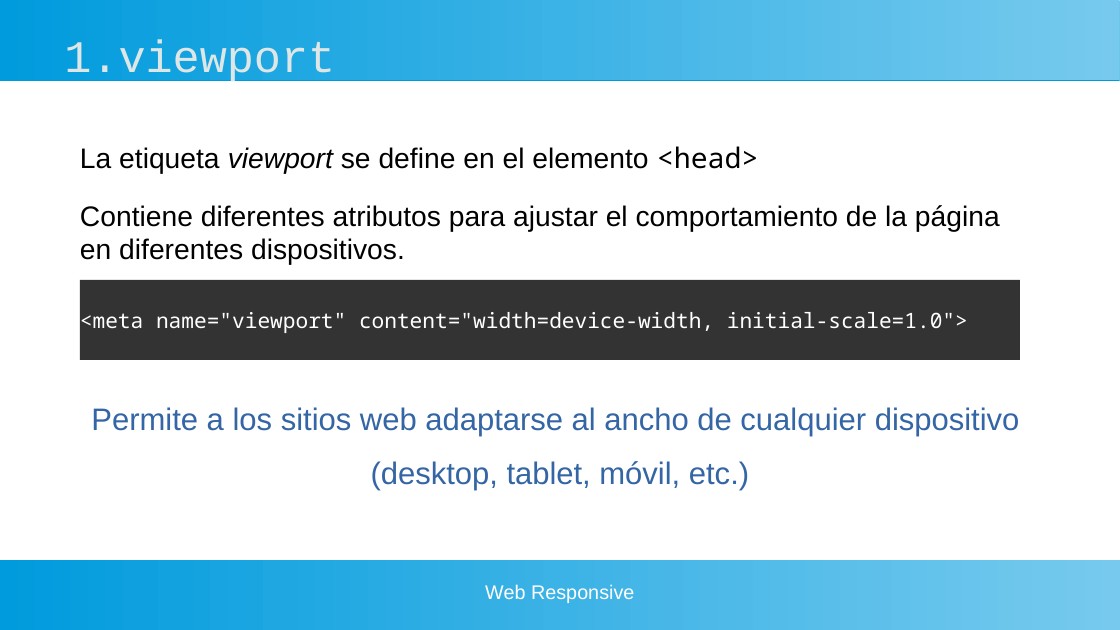
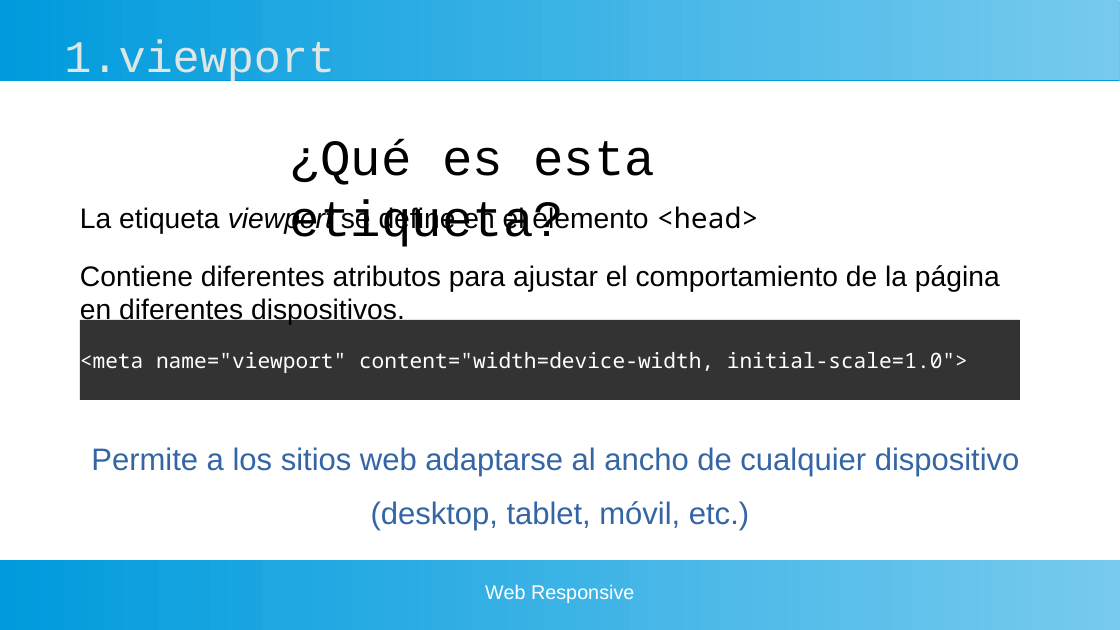
Before and after one commit to gaizkamg/HTML-CSS-Entregable, a slide deck: slide 5 of Presentacion/presentacion-responsive.odp (slide 2 before the commit). Drawn at 1120x630 pixels with LibreOffice and Linux fonts; fonts in the diff are those of the drawing. Boxes give left, top, right and bottom in pixels: in the first picture for what was removed or moved away, otherwise in the second. Text is boxed around its words. In the diff, an @@ line names an element or a change of style, - is before the commit and + after.

```diff
--- a/Presentacion/presentacion-responsive.odp
+++ b/Presentacion/presentacion-responsive.odp
@@ text added at [290, 139, 656, 247], 36 pt, text #000000 @@
+¿Qué es esta etiqueta?
@@ text "La etiqueta viewport se define ...": place and size @@
-text "La etiqueta viewport se define ..." at [80, 146, 1000, 265]
+text "La etiqueta viewport se define ..." at [80, 206, 1000, 325]
@@ rectangle "<meta name="viewport" content="width=device-width, initial-s ...": place and size @@
-rectangle "<meta name="viewport" content="width=device-width, initial-s ..." at [80, 281, 1020, 361]
+rectangle "<meta name="viewport" content="width=device-width, initial-s ..." at [80, 320, 1020, 400]
@@ text "Permite a los sitios web ...": place and size @@
-text "Permite a los sitios web ..." at [91, 407, 1020, 490]
+text "Permite a los sitios web ..." at [91, 447, 1020, 530]
```
Also in this commit, not shown: 2 other slides changed, 19 slides added, 1 slide removed.
